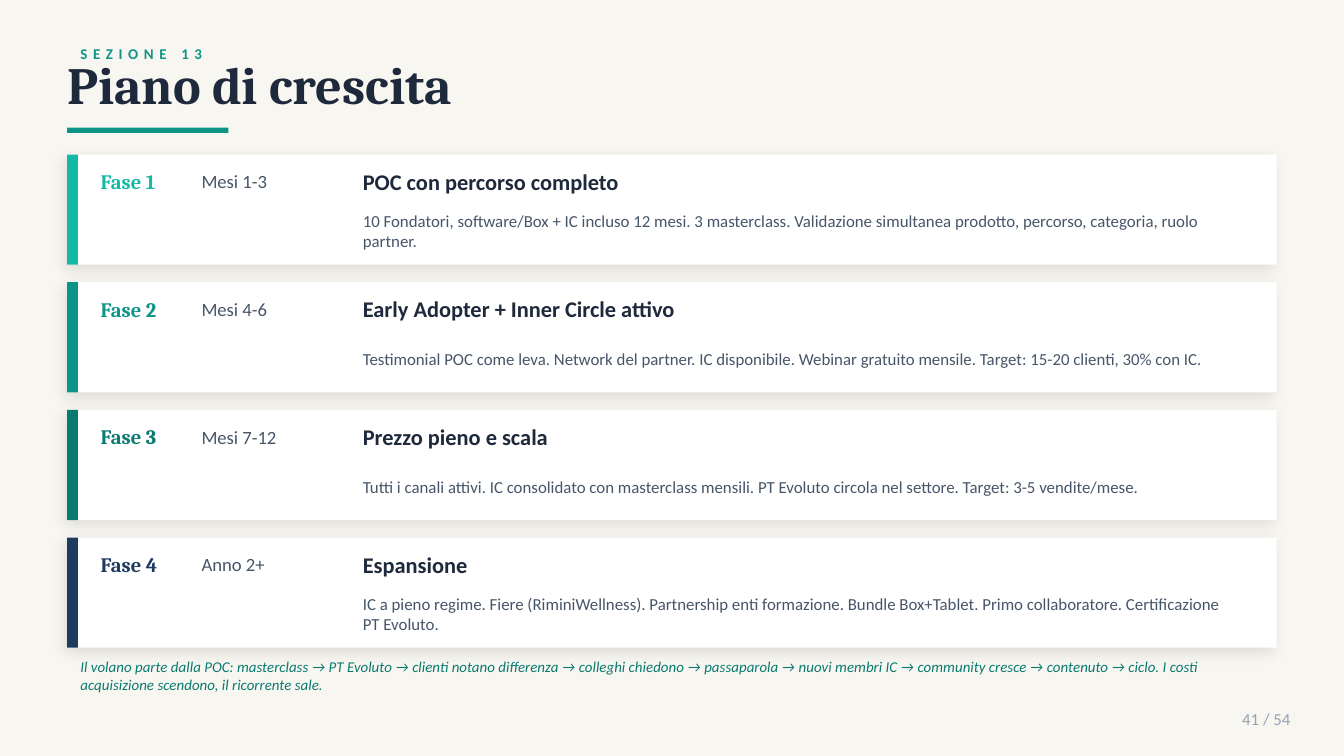
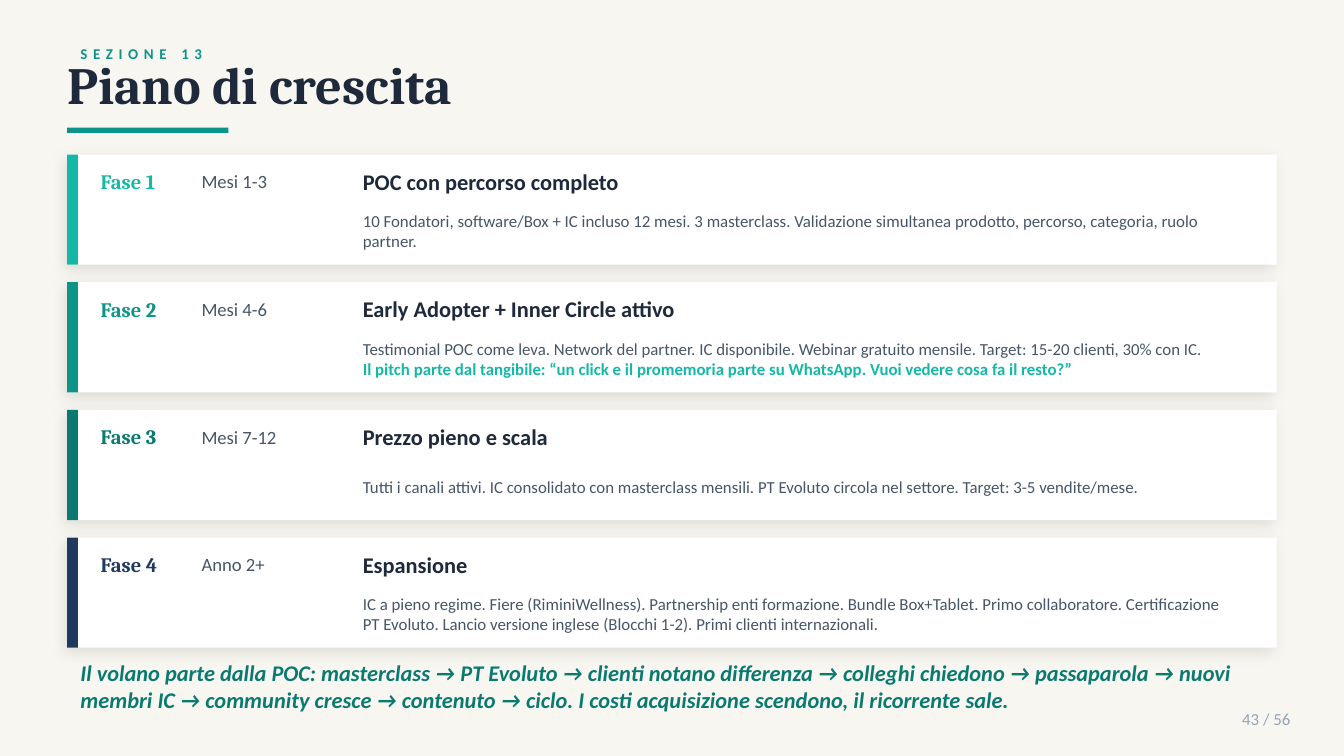
Before and after one commit to gverardo87-lab/FitManager_Studio-, a slide deck: slide 43 of FitManager_Business_Plan_2026.pptx (slide 41 before the commit). Drawn at 1344x756 pixels with LibreOffice and Linux fonts; fonts in the diff are those of the drawing. Boxes give left, top, right and bottom in pixels: in the first picture for what was removed or moved away, otherwise in the second. Text is boxed around its words. In the diff, an @@ line names an element or a change of style, - is before the commit and + after.

```diff
--- a/FitManager_Business_Plan_2026.pptx
+++ b/FitManager_Business_Plan_2026.pptx
@@ text at (363,362,1072,378): paragraph added @@
+Il pitch parte dal tangibile: “un click e il promemoria parte su WhatsApp. Vuoi vedere cosa fa il resto?”
@@ text at (363,598,1219,633): text changed @@
-IC a pieno regime. Fiere (RiminiWellness). Partnership enti formazione. Bundle Box+Tablet. Primo collaboratore. Certificazione PT Evoluto.
+IC a pieno regime. Fiere (RiminiWellness). Partnership enti formazione. Bundle Box+Tablet. Primo collaboratore. Certificazione PT Evoluto. Lancio versione inglese (Blocchi 1-2). Primi clienti internazionali.
@@ text "Il volano parte dalla POC: ..." at (80,665,1230,712): size 8 to 12 pt, bold on @@
@@ text at (1242,714,1290,725): text changed @@
-41 / 54
+43 / 56
```
Also in this commit, not shown: 53 other slides changed, 2 slides added, 8 other files.
